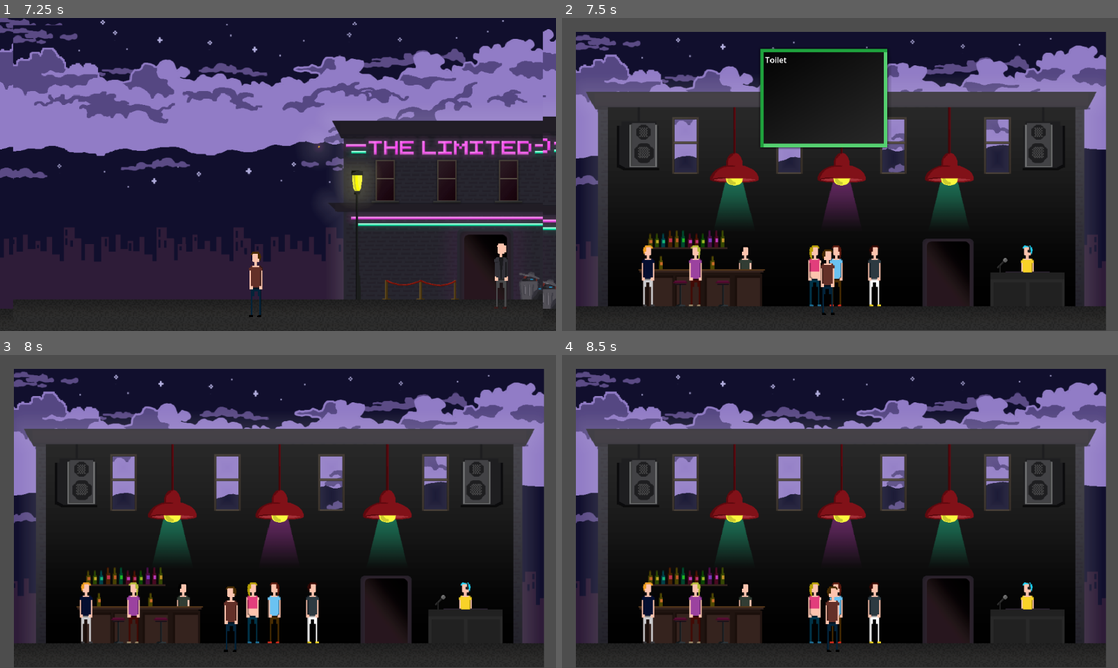
Above: before the commit, frames 1-4 (two rows, left to right).
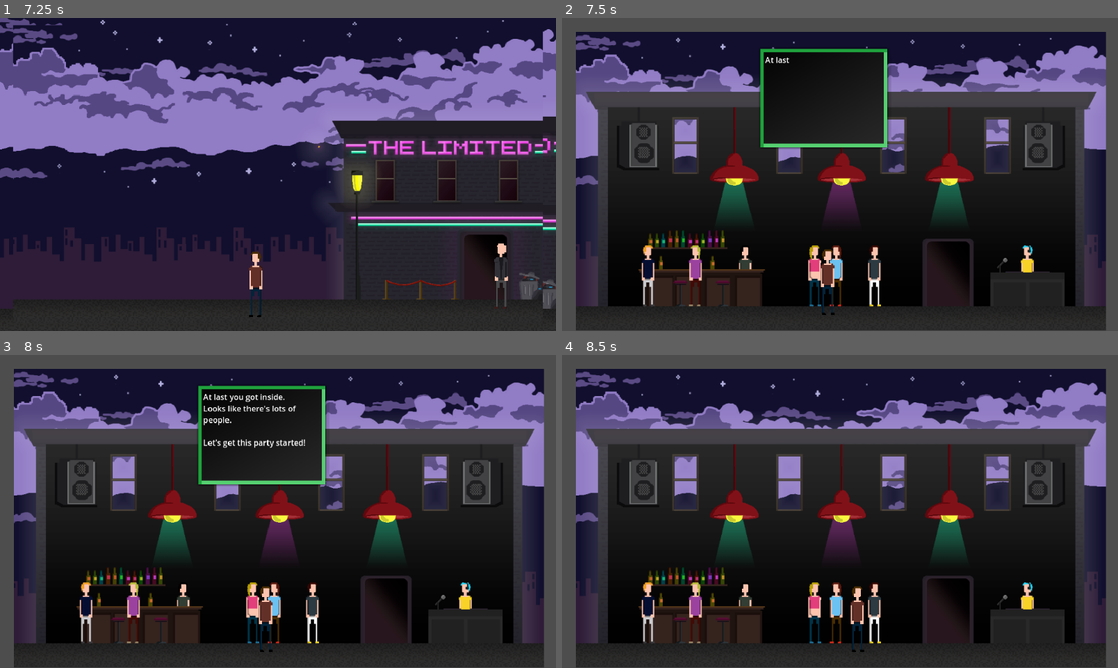
Above: after the commit, the same moments.

Repository: LudumSJB/The-Limited
Game: Godot game, scene res://scenes/MainMenu.tscn
Same seed, same stepped clock (60 frames per second), same inputs: the game is played once before the commit and once after it.
Inputs:
- Up to frame 1 (7.25 s): click "Play" at 0.5 s; tap Enter (ui_accept) at 1.25, 1.52, 2, 2.27, 3.5, 3.77, 4.52, 5.27, 5.75, 6.77 s; hold D (right) 1.28-2.78 s; tap Space (action_button) at 1.35, 2.1, 3.05, 3.6, 4.35, 5.3, 5.85, 6.6 s; hold A (left) 2.78-3.53 s; tap N (next_level) at 2.85, 5.1 s; hold D (right) 3.53-5.03 s; hold A (left) 5.03-5.78 s; hold D (right) 5.78-6.53 s; hold A (left) from 6.53 s (still down)
- Up to frame 2 (7.5 s): keep holding A (left); tap N (next_level) at 7.35 s
- Up to frame 3 (8 s): keep holding A (left); tap Enter (ui_accept) at 7.52 s; tap Space (action_button) at 7.55 s
- Up to frame 4 (8.5 s): release A (left) at 8.03 s; hold D (right) from 8.03 s (still down); tap Space (action_button) at 8.1 s; tap Enter (ui_accept) at 8.27 s

Frame 1 is identical in both runs. In frame 2, less than 0.1% of the frame differs, in the area x 36-41%, y 12-15%; in frame 3, 5.9%, in the area x 35-59%, y 9-95%; in frame 4, 0.6%.
Error in both runs: Trying to assign value of type 'Node' to a variable of type 'Node2D'. (res://scripts/TimingAccuracyBar.gd:27)

Commit message:
dialog system to change acts

Diff:
--- a/dialogs/act5.json
+++ /dev/null
@@ -1,7 +0,0 @@
-[
-	{
-		"dialog_position": 0,
-		"text": "Toilet scene",
-		"action": "close_dialog"
-	}
-]
--- a/dialogs/act4.json
+++ b/dialogs/club_act1.json
@@ -21,4 +21,15 @@
 		"face": 0,
 		"sound": 1
 	},
+	{
+		"dialog_position": 0,
+		"text": "You take a peek to the dance floor. \nThere's good boogie going on and you would like to join them.",
+	},
+	{
+		"dialog_position": 1,
+		"text": "Here you go! \n[color=#76428a]One happy martini![/color] \n\nI see you looking at them peeps. \nGo join em!",
+		"face": 0,
+		"sound": 1,
+		"next_act": "club_act2"
+	},
 ]
--- /dev/null
+++ b/dialogs/club_act2.json
@@ -0,0 +1,6 @@
+[
+	{
+		"dialog_position": 0,
+		"text": "club act 2"
+	}
+]
--- a/dialogs/act6.json
+++ b/dialogs/toilet_act1.json
@@ -1,7 +1,7 @@
 [
 	{
 		"dialog_position": 0,
-		"text": "Back to club",
+		"text": "toilet scene",
 		"action": "close_dialog"
 	}
 ]
--- a/scenes/level1.tscn
+++ b/scenes/level1.tscn
@@ -17,7 +17,7 @@
 position = Vector2(408, 535)
 
 [node name="dialogSystem" parent="." instance=ExtResource("1_4suex")]
-dialogsPath = "res://dialogs/act1.json"
+dialogsPath = "res://dialogs/streets_act1.json"
 faces = Array[Texture]([ExtResource("4_ubvlv"), ExtResource("5_na01r")])
 
 [node name="Area2D__talk_to_security" parent="." instance=ExtResource("7_e6yds")]
--- a/scenes/level2.tscn
+++ b/scenes/level2.tscn
@@ -17,7 +17,7 @@
 texture = ExtResource("1_66f5f")
 
 [node name="dialogSystem" parent="." instance=ExtResource("2_6ig56")]
-dialogsPath = "res://dialogs/act2.json"
+dialogsPath = "res://dialogs/hotdog_act1.json"
 faces = Array[Texture]([ExtResource("3_5dw1c"), ExtResource("4_qe2ku")])
 
 [node name="Sprite2D2" type="Sprite2D" parent="."]
--- a/scenes/level3.tscn
+++ b/scenes/level3.tscn
@@ -19,7 +19,7 @@
 position = Vector2(551, 538)
 
 [node name="dialogSystem" parent="." instance=ExtResource("3_fw8s5")]
-dialogsPath = "res://dialogs/act3.json"
+dialogsPath = "res://dialogs/streets_act2.json"
 faces = Array[Texture]([ExtResource("4_w71oc"), ExtResource("5_rthe7")])
 
 [node name="Area2D__talk_to_security" parent="." instance=ExtResource("7_iwwnf")]
--- a/scenes/level4.tscn
+++ b/scenes/level4.tscn
@@ -26,7 +26,7 @@
 position = Vector2(551, 538)
 
 [node name="dialogSystem" parent="." instance=ExtResource("4_ym8v5")]
-dialogsPath = "res://dialogs/act5.json"
+dialogsPath = "res://dialogs/club_act1.json"
 faces = Array[Texture]([ExtResource("5_0uddc"), ExtResource("6_1no3t")])
 
 [node name="StaticBody2D" type="StaticBody2D" parent="."]
@@ -55,4 +55,10 @@
 [node name="Area2D__talk_to_person" parent="." instance=ExtResource("7_pkq5q")]
 position = Vector2(386, 517)
 
+[node name="Area2D__talk_to_person2" parent="." instance=ExtResource("7_pkq5q")]
+position = Vector2(955, 517)
+monitoring = false
+
+[connection signal="NextActStarted" from="dialogSystem" to="." method="_on_dialog_system_next_act_started"]
 [connection signal="OnTalkInitated" from="Area2D__talk_to_person" to="." method="_on_area_2d__talk_to_person_on_talk_initated"]
+[connection signal="OnTalkInitated" from="Area2D__talk_to_person2" to="." method="_on_area_2d__talk_to_person_2_on_talk_initated"]
--- a/scenes/level5.tscn
+++ b/scenes/level5.tscn
@@ -23,7 +23,7 @@
 position = Vector2(551, 538)
 
 [node name="dialogSystem" parent="." instance=ExtResource("3_xs8v8")]
-dialogsPath = "res://dialogs/act5.json"
+dialogsPath = "res://dialogs/toilet_act1.json"
 faces = Array[Texture]([ExtResource("4_b30m5"), ExtResource("5_7ikgh")])
 
 [node name="StaticBody2D" type="StaticBody2D" parent="."]
--- a/scripts/dialog_system.gd
+++ b/scripts/dialog_system.gd
@@ -1,4 +1,6 @@
 extends Node2D
+
+signal NextActStarted
 
 @onready var rich_text_label = $Sprite2D/RichTextLabel
 @onready var sprite_2d = $Sprite2D
@@ -24,7 +26,9 @@
 var change_scene_after_dialog_close: bool = false
 var close_dialog_after_dialog_close: bool = false
 var play_minigame_after_dialog_close: bool = false
+var change_act_after_dialog_close: bool = false
 
+var next_act: String = ""
 const timeout_press_time = 0.2
 var timeout_press = 0
 
@@ -55,20 +59,22 @@
 #			print("action_button pressed")
 			if text_to_write.is_empty():
 				if change_scene_after_dialog_close:
-#					print("change_scene_after_dialog_close")
 					root.emit_signal("change_to_next_scene")
 					change_scene_after_dialog_close = false
 					return
 				if close_dialog_after_dialog_close:
-#					print("close_dialog_after_dialog_close")
 					hideText()
 					close_dialog_after_dialog_close = false
 					return
 				if play_minigame_after_dialog_close:
-#					print("play_minigame_after_dialog_close")
 					hideText()
 					startMinigame()
 					play_minigame_after_dialog_close = false
+					return
+				if change_act_after_dialog_close:
+					hideText()
+					changeAct()
+					change_act_after_dialog_close = false
 					return
 			if !text_to_write.is_empty():
 				writeAllCharacters()
@@ -84,6 +90,7 @@
 	level.emit_signal("play_minigame")
 
 func loadDialogs():
+	print("loading dialogs from path: '", dialogsPath, "'")
 	var file = FileAccess.open(dialogsPath, FileAccess.READ)
 	var content = file.get_as_text()
 	file.close()
@@ -106,6 +113,13 @@
 func writeAllCharacters():
 	rich_text_label.append_text(text_to_write)
 	text_to_write = ""
+
+func changeAct():
+	dialogsPath = "res://dialogs/"+next_act+".json"
+	loadDialogs()
+	current_dialog = -1
+	print("first dialog: ", dialogs[0].text)
+	NextActStarted.emit()
 
 func getParamString(textToW: String) -> String:
 	var i = 1
@@ -162,7 +176,7 @@
 	else:
 		face.visible = false
 
-	# get actiong from the dialog and do things accordingly
+	# get action from the dialog and do things accordingly
 	if dialog.has("action"):
 		var action = dialog.action
 		print("action: ", action)
@@ -172,6 +186,11 @@
 			close_dialog_after_dialog_close = true
 		elif action == "minigame":
 			play_minigame_after_dialog_close = true
+
 	if dialog.has("sound"):
 		var sound = sounds[dialog.sound]
 		sound.play()
+
+	if dialog.has("next_act"):
+		next_act = dialog.next_act
+		change_act_after_dialog_close = true
--- a/scripts/level4.gd
+++ b/scripts/level4.gd
@@ -1,6 +1,15 @@
 extends Node2D
 
 @onready var dialog_system = $dialogSystem
+@onready var area_2d__talk_to_person = $Area2D__talk_to_person
+@onready var area_2d__talk_to_person_2 = $Area2D__talk_to_person2
 
 func _on_area_2d__talk_to_person_on_talk_initated():
 	dialog_system.nextText()
+
+func _on_dialog_system_next_act_started():
+	area_2d__talk_to_person.monitoring = false
+	area_2d__talk_to_person_2.monitoring = true
+
+func _on_area_2d__talk_to_person_2_on_talk_initated():
+	dialog_system.nextText()
Renamed: dialogs/act2.json -> dialogs/hotdog_act1.json
Renamed: dialogs/act1.json -> dialogs/streets_act1.json
Renamed: dialogs/act3.json -> dialogs/streets_act2.json
